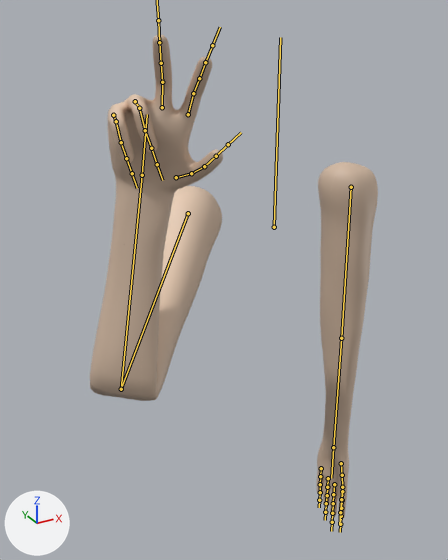
A saved change to the FBX model Progetto_SVG/Assets/Assets/Models/PlayerArms.fbx.
Both versions are drawn from a 50 mm lens placed at (-1.23, -1.85, 0.75), pointed at (-0.24, -0.05, -0.15). Lighting does not change. The marker at lower left points along +X, +Y and +Z. Both versions are drawn at frame 17 of the action 'Armature|Attack2'; the numbers are the values there. The bones that bend it are drawn over the model as lines.
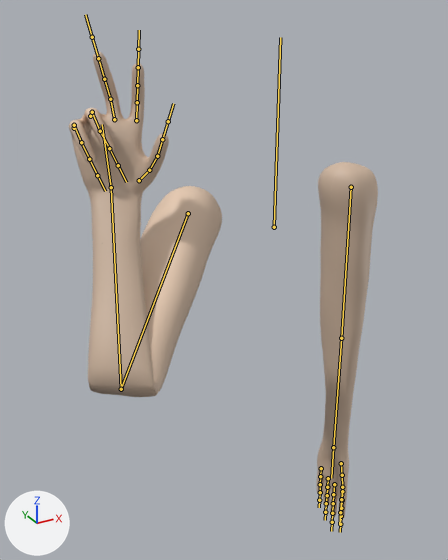
Pixel boxes (x1, y1, x2, y2) of what changed, in the pictures (448 x 560 px):
'Plane', posed (7% wider): before (90, 35, 378, 519); after (69, 52, 378, 519)
bone 'Arm.R', root to tip: before (121, 389) to (142, 175); after (121, 389) to (111, 187)

The change in detail:
Bone 'Arm.R' (bone_arm_r) turns from (8, 24, -131) to (-13, 17, -157) degrees about its own x, y and z.
